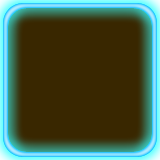
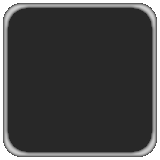
Two versions of the same layered image (160px x 160px). Layer-by-layer changes:
added layer "nonglow border" above "glow border" over (3, 3, 157, 157)
renamed "Shape 2 copy 2" to "glow border", hid it over (3, 3, 157, 157)
painted on "Layer 2" over (8, 8, 152, 152)
